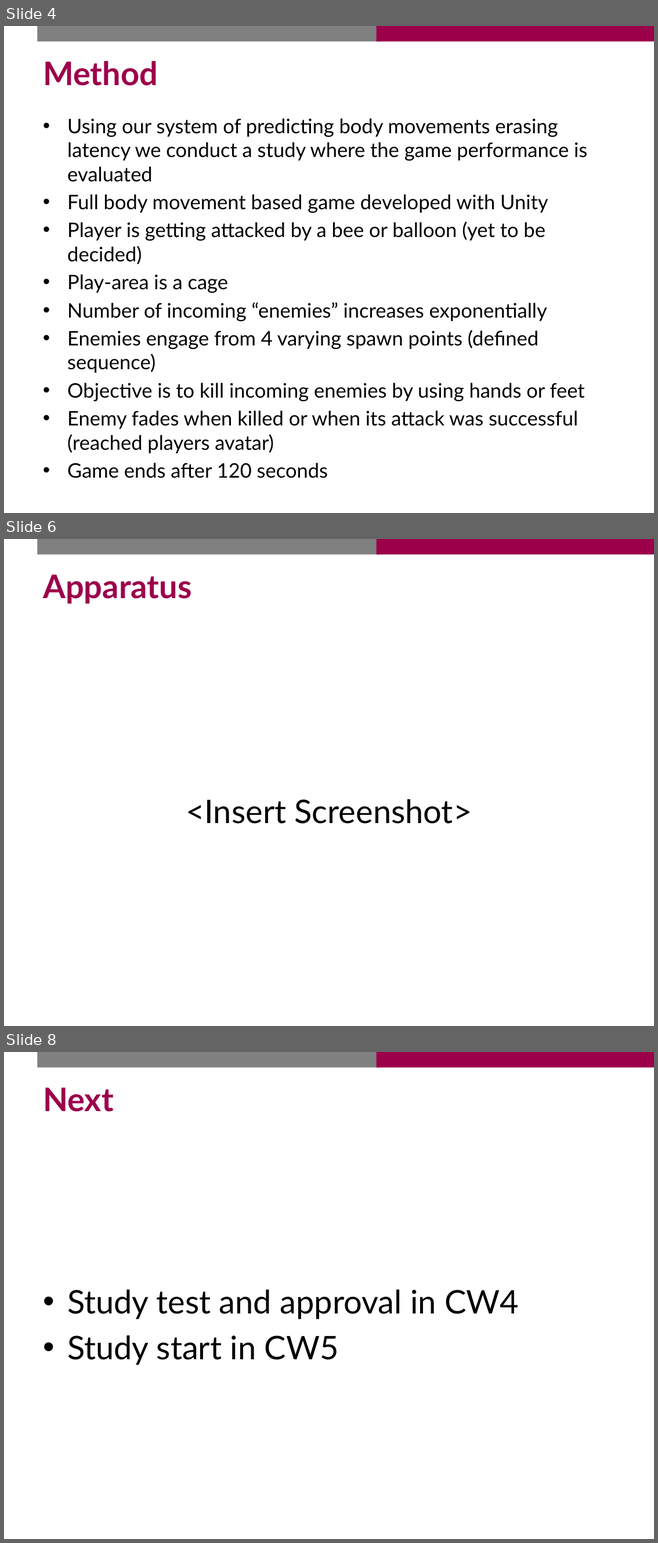
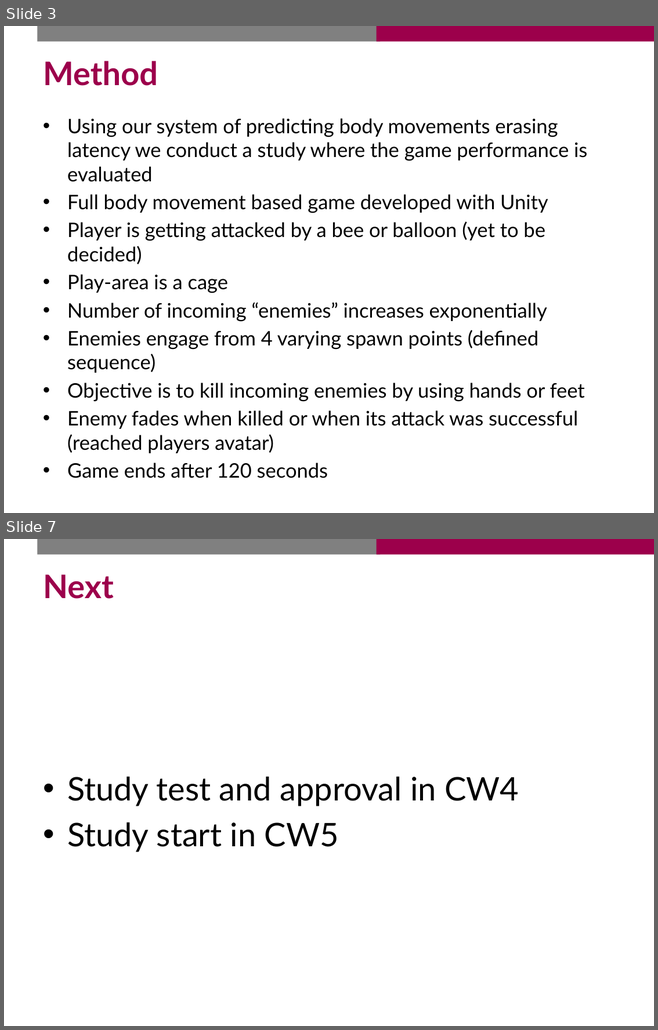
Before and after one commit to Cele3x/research-seminar, a slide deck: status-reports/20200115/predicting_avatar_movements.pptx. Shown one above the other, each under a label of ours: slides 4, 6 and 8 before the commit, slides 3 and 7 after it; the slides between them are not shown. The pictures are 658x1543 and 658x1030 pixels, drawn with LibreOffice and Linux fonts; fonts in the diff are those of the drawing; background and template pictures are left out. Boxes give left, top, right and bottom in pixels: in the first picture for what was removed or moved away, otherwise in the second. Text is boxed around its words. In the diff, an @@ line names an element or a change of style, - is before the commit and + after.

```diff
--- a/status-reports/20200115/predicting_avatar_movements.pptx
+++ b/status-reports/20200115/predicting_avatar_movements.pptx
@@ slide 6 removed at [4, 539, 654, 1026], background #FFFFFF; not listed: 2 template elements that a slide beside it also shows @@
@@ title removed at [43, 574, 191, 604] @@
-Apparatus
@@ text removed at [186, 799, 472, 824] @@
-<Insert Screenshot>
@@ what was slide 4 is now slide 3 @@
@@ what was slide 8 is now slide 7 @@
```
Also in this commit, not shown: 2 slides changed, 2 slides added, 2 other slides removed.
